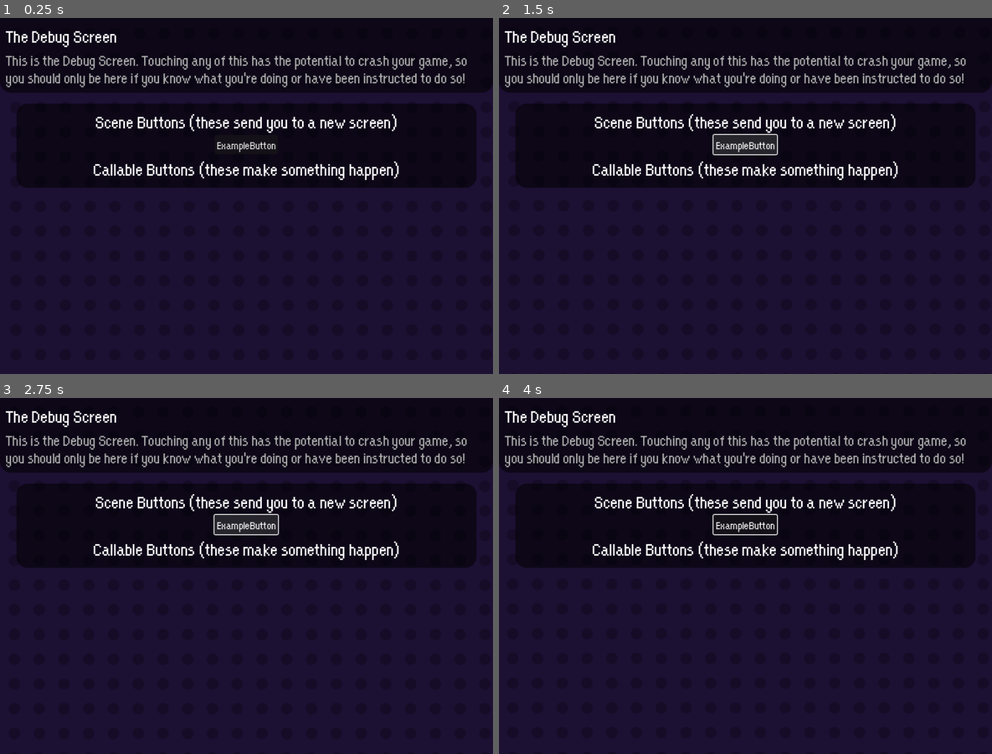
Above: before the commit, frames 1-4 (two rows, left to right).
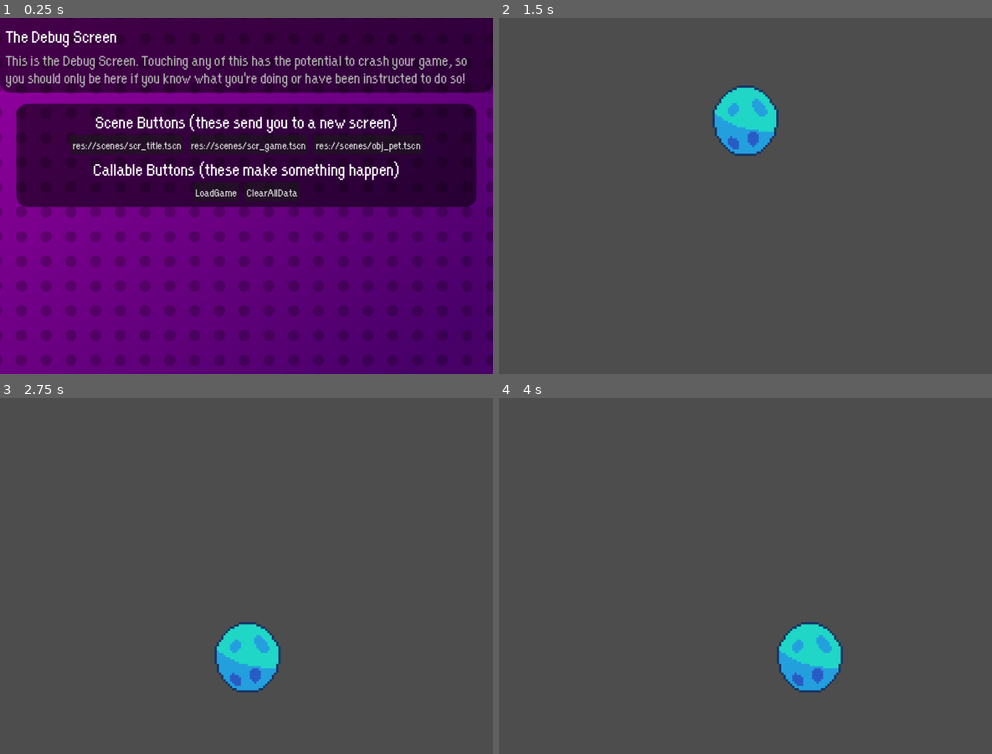
Above: after the commit, the same moments.

Repository: Eeviika/Tomodach-Ika
Game: Godot game, scene res://scenes/scr_debug.tscn
Same seed, same stepped clock (60 frames per second), same inputs: the game is played once before the commit and once after it.
Inputs (mouse positions are in pixels of both pictures, inside the frame that each line leads up to):
- Up to frame 1 (0.25 s): no input
- Up to frame 2 (1.5 s): click (745, 146) at 0.5 s, where only the run before the commit has a clickable "ExampleButton"; click (745, 146) at 1.25 s, where only the run before the commit has a clickable "ExampleButton"
- Up to frame 3 (2.75 s): click (246, 526) at 2 s, where only the run before the commit has a clickable "ExampleButton"
- Up to frame 4 (4 s): tap Enter at 2.75 s; move the mouse to (853, 558) at 2.77 s; click (853, 558) at 2.92 s; move the mouse to (646, 593) at 3.52 s; click (646, 593) at 3.67 s

The runs differ from the first frame. In frame 1, 90% of the frame differs, in the area x 0-100%, y 0-100%; in frame 2, 99%; in frame 3, 99%; in frame 4, 99%.
Error before the commit: Invalid assignment of property or key 'visible' with value of type 'bool' on a base object of type 'null instance'. (res://src/scripts/debug_screen.gd:23)

Commit message:
Changed how the debug screen looks

Diff:
--- a/scenes/scr_debug.tscn
+++ b/scenes/scr_debug.tscn
@@ -1,11 +1,22 @@
-[gd_scene load_steps=8 format=3 uid="uid://1uvfqrayv3f3"]
+[gd_scene load_steps=13 format=3 uid="uid://1uvfqrayv3f3"]
 
 [ext_resource type="Script" path="res://src/scripts/debug_screen.gd" id="1_52mua"]
 [ext_resource type="AudioStream" uid="uid://hqe40er1jrsx" path="res://audio/mus_waitingRoom.wav" id="2_chccd"]
+[ext_resource type="PackedScene" uid="uid://lqhfwjexko5o" path="res://scenes/scr_game.tscn" id="2_ymutq"]
+[ext_resource type="PackedScene" uid="uid://bw8rdj4ljacvw" path="res://scenes/scr_title.tscn" id="3_bt72e"]
 [ext_resource type="Texture2D" uid="uid://bd04bi4y0gxpl" path="res://assets/dot.png" id="3_oklxv"]
+[ext_resource type="PackedScene" uid="uid://mf2crs6s88xv" path="res://scenes/obj_pet.tscn" id="4_5uoqg"]
 
-[sub_resource type="StyleBoxFlat" id="StyleBoxFlat_73ju7"]
-bg_color = Color(0.110617, 0.0626859, 0.198912, 1)
+[sub_resource type="Gradient" id="Gradient_k6fax"]
+offsets = PackedFloat32Array(0, 0.934426)
+colors = PackedColorArray(0.588273, 0.00044107, 0.633553, 1, 0.278815, 0.00397882, 0.407446, 1)
+
+[sub_resource type="GradientTexture2D" id="GradientTexture2D_u20rn"]
+gradient = SubResource("Gradient_k6fax")
+fill_to = Vector2(1, 1)
+
+[sub_resource type="StyleBoxTexture" id="StyleBoxTexture_qaxo8"]
+texture = SubResource("GradientTexture2D_u20rn")
 
 [sub_resource type="StyleBoxFlat" id="StyleBoxFlat_uhwrv"]
 bg_color = Color(0, 0, 0, 0.541176)
@@ -35,6 +46,7 @@
 grow_horizontal = 2
 grow_vertical = 2
 script = ExtResource("1_52mua")
+scenes = Array[PackedScene]([ExtResource("3_bt72e"), ExtResource("2_ymutq"), ExtResource("4_5uoqg")])
 
 [node name="PanelContainer" type="PanelContainer" parent="."]
 z_index = 1
@@ -44,7 +56,7 @@
 anchor_bottom = 1.0
 grow_horizontal = 2
 grow_vertical = 2
-theme_override_styles/panel = SubResource("StyleBoxFlat_73ju7")
+theme_override_styles/panel = SubResource("StyleBoxTexture_qaxo8")
 
 [node name="TitleAndContentContainer" type="VBoxContainer" parent="PanelContainer"]
 z_index = 1
@@ -100,6 +112,7 @@
 horizontal_alignment = 1
 
 [node name="SceneButtons" type="HFlowContainer" parent="PanelContainer/TitleAndContentContainer/Content/ContentPanel/MarginContainer/VBoxContainer"]
+unique_name_in_owner = true
 layout_mode = 2
 theme_override_constants/h_separation = 10
 theme_override_constants/v_separation = 5
@@ -116,11 +129,20 @@
 horizontal_alignment = 1
 
 [node name="CallableButtons" type="HFlowContainer" parent="PanelContainer/TitleAndContentContainer/Content/ContentPanel/MarginContainer/VBoxContainer"]
+unique_name_in_owner = true
 layout_mode = 2
+theme_override_constants/h_separation = 10
+theme_override_constants/v_separation = 5
+alignment = 1
+
+[node name="ExampleButton" type="Button" parent="PanelContainer/TitleAndContentContainer/Content/ContentPanel/MarginContainer/VBoxContainer/CallableButtons"]
+layout_mode = 2
+theme_override_font_sizes/font_size = 22
+text = "ExampleButton"
 
 [node name="Parallax2D" type="Parallax2D" parent="PanelContainer"]
 repeat_size = Vector2(45, 45)
-autoscroll = Vector2(35, 35)
+autoscroll = Vector2(75, 75)
 repeat_times = 50
 ignore_camera_scroll = true
 
